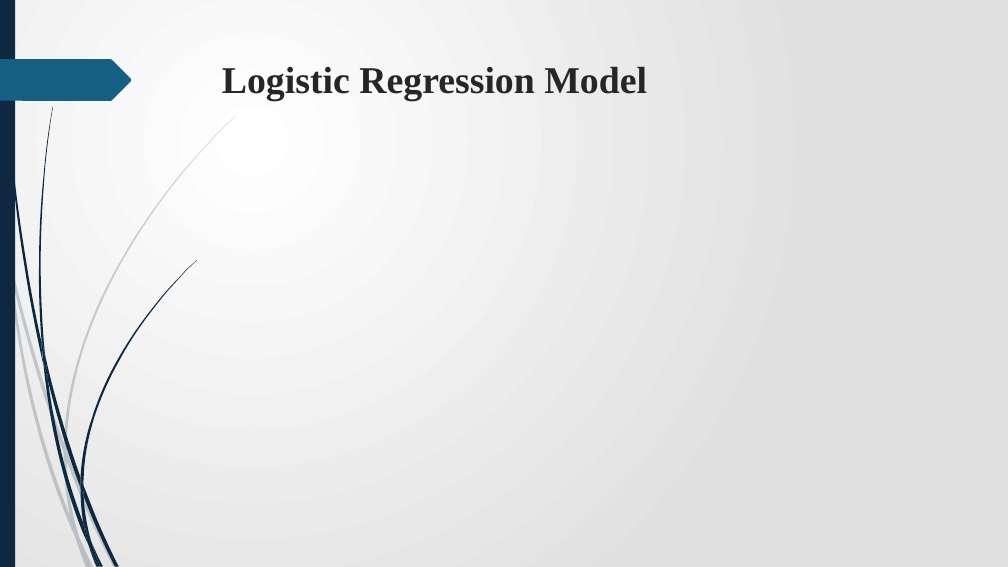
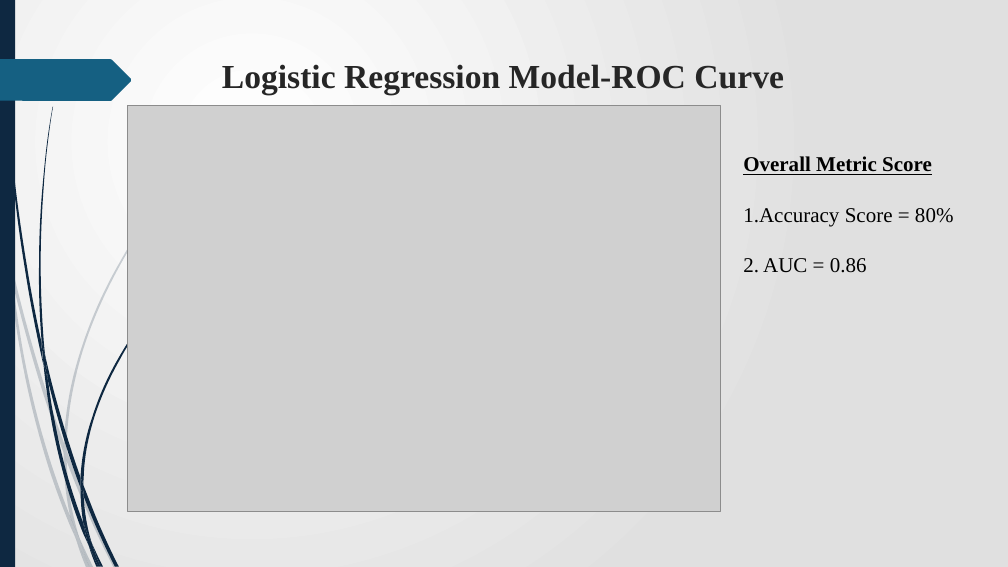
Before and after one commit to James-tech4/JAMES-PHASE-3-DSPT-8-PROJECT, a slide deck: slide 11 of Presentation.pptx. Drawn at 1008x567 pixels with LibreOffice and Linux fonts; fonts in the diff are those of the drawing; grey boxes stand for pictures. Boxes give left, top, right and bottom in pixels: in the first picture for what was removed or moved away, otherwise in the second. Text is boxed around its words. In the diff, an @@ line names an element or a change of style, - is before the commit and + after.

```diff
--- a/Presentation.pptx
+++ b/Presentation.pptx
@@ title at bbox=[222, 64, 784, 95]: text changed; size 36 to 32 pt @@
-Logistic Regression Model
+Logistic Regression Model-ROC Curve
@@ picture added at bbox=[127, 105, 721, 511] @@
@@ text added at bbox=[743, 156, 954, 273], 20 pt, text #000000 @@
+Overall Metric Score
+1.Accuracy Score = 80%
+2. AUC = 0.86
```
Also in this commit, not shown: 7 other slides changed, 6 slides added, 3 slides removed, 2 other files.
